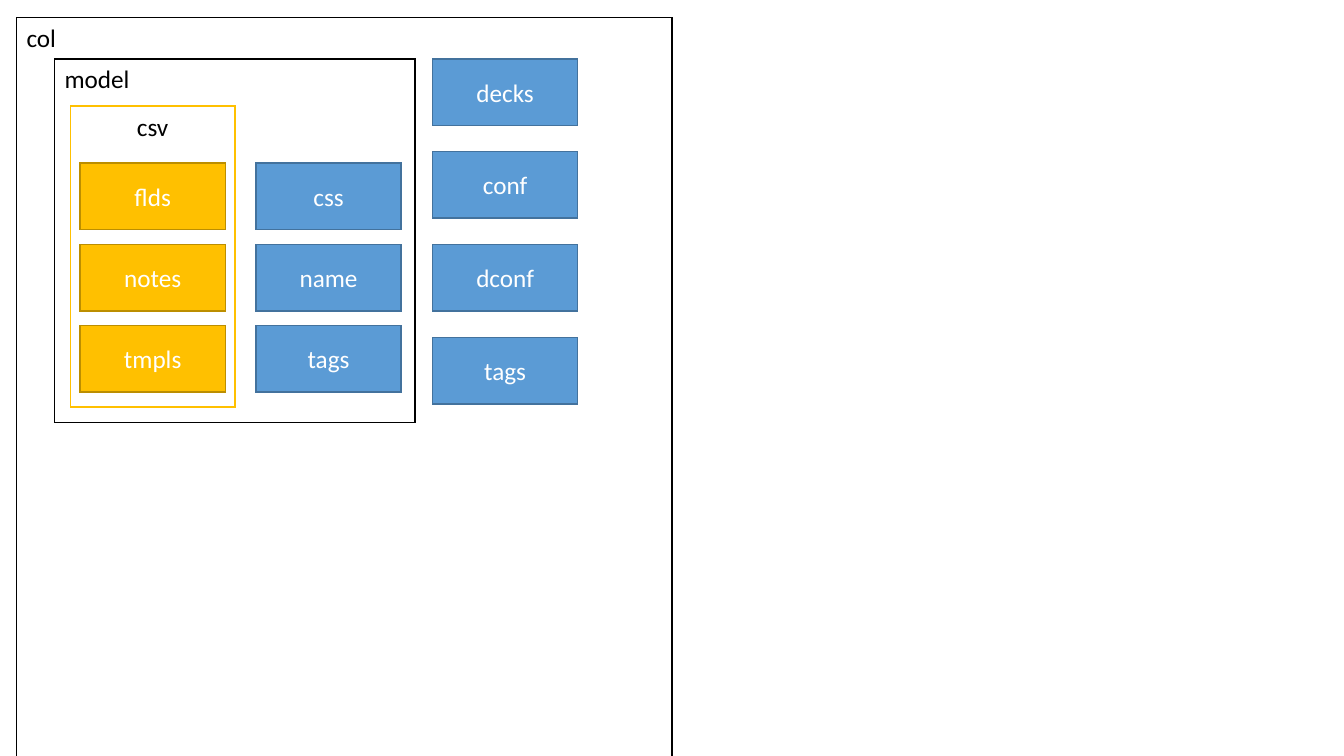
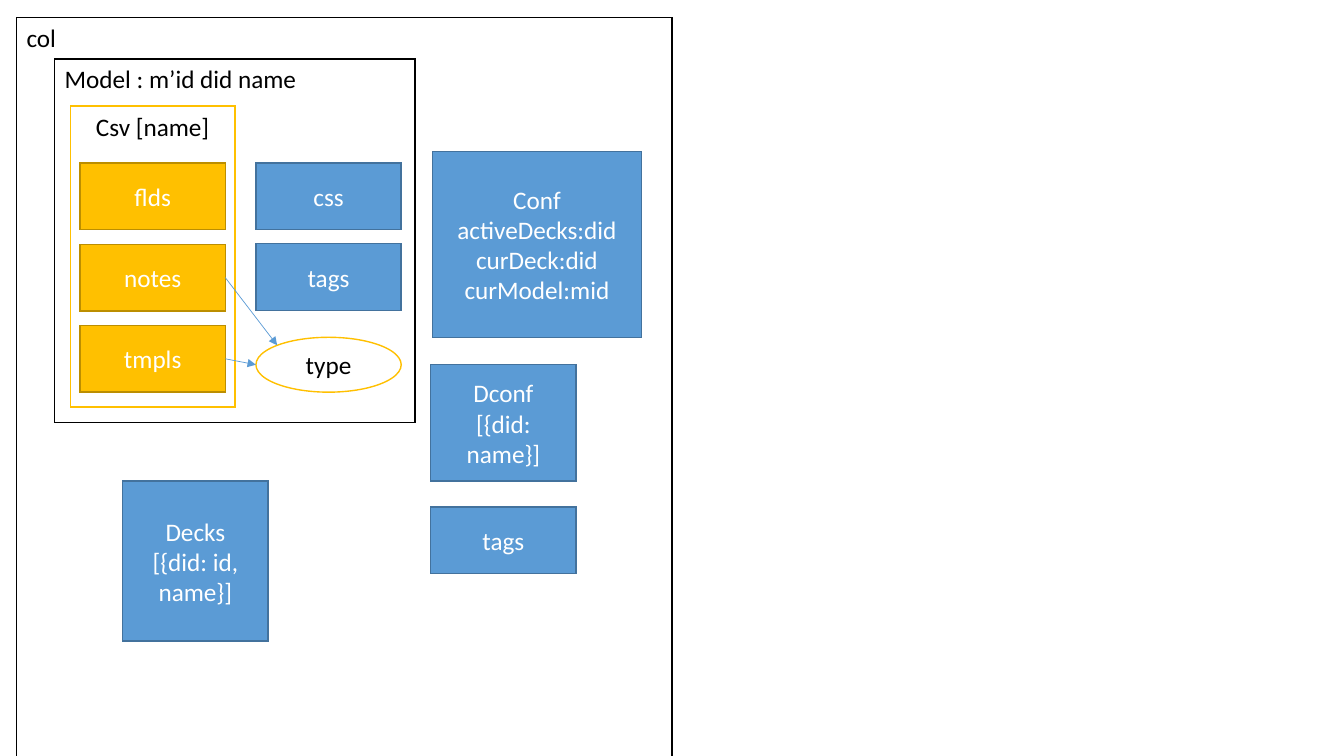
Before and after one commit to albertix/csv2anki, a slide deck: slide 1 of csv2anki/design.pptx. Drawn at 1344x756 pixels with LibreOffice and Linux fonts; fonts in the diff are those of the drawing. Boxes give left, top, right and bottom in pixels: in the first picture for what was removed or moved away, otherwise in the second. Text is boxed around its words. In the diff, an @@ line names an element or a change of style, - is before the commit and + after.

Commit message:
add ds

```diff
--- a/csv2anki/design.pptx
+++ b/csv2anki/design.pptx
@@ text in rectangle at bbox=[65, 70, 296, 88]: text changed @@
-model
+Model : m’id did name
@@ text in rectangle at bbox=[96, 117, 209, 140]: text changed @@
-csv
+Csv [name]
@@ rectangle "Conf": place and size @@
-rectangle "Conf" at bbox=[433, 151, 578, 218]
+rectangle "Conf" at bbox=[433, 151, 641, 338]
@@ text in rectangle at bbox=[457, 192, 616, 299]: text changed @@
-conf
+Conf
+activeDecks:did
+curDeck:did
+curModel:mid
@@ rectangle "tags": place and size @@
-rectangle "tags" at bbox=[256, 326, 401, 392]
+rectangle "tags" at bbox=[256, 244, 401, 311]
@@ rectangle removed at bbox=[256, 244, 401, 311] @@
-name
@@ arrow added from (226, 277) to (277, 346), #5B9BD5 0.5 pt @@
@@ arrow added from (226, 359) to (256, 365), #5B9BD5 0.5 pt @@
@@ ellipse added at bbox=[256, 338, 401, 392], fill #FFFFFF, outline #FFC000 1 pt, 18 pt, text #000000 @@
+type
@@ rectangle "Dconf": place and size @@
-rectangle "Dconf" at bbox=[433, 244, 578, 311]
+rectangle "Dconf" at bbox=[431, 365, 576, 482]
@@ text in rectangle at bbox=[467, 384, 541, 467]: text changed @@
-dconf
+Dconf
+[{did: name}]
@@ rectangle "Decks": place and size @@
-rectangle "Decks" at bbox=[433, 58, 578, 125]
+rectangle "Decks" at bbox=[123, 481, 268, 641]
@@ rectangle "tags": place and size @@
-rectangle "tags" at bbox=[433, 338, 578, 404]
+rectangle "tags" at bbox=[431, 507, 576, 574]
@@ text in rectangle at bbox=[153, 523, 238, 605]: text changed @@
-decks
+Decks
+[{did: id, name}]
```
